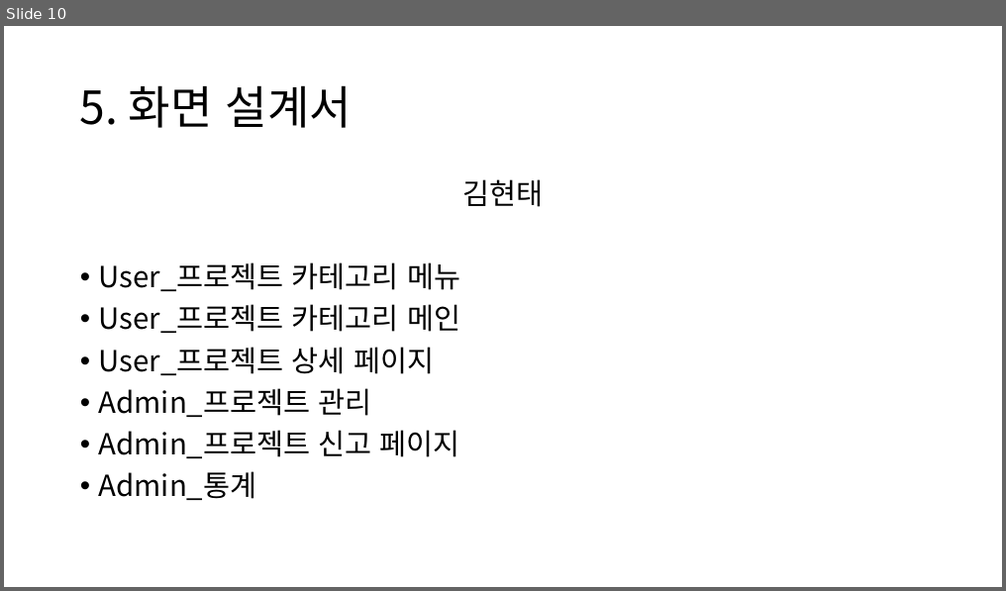
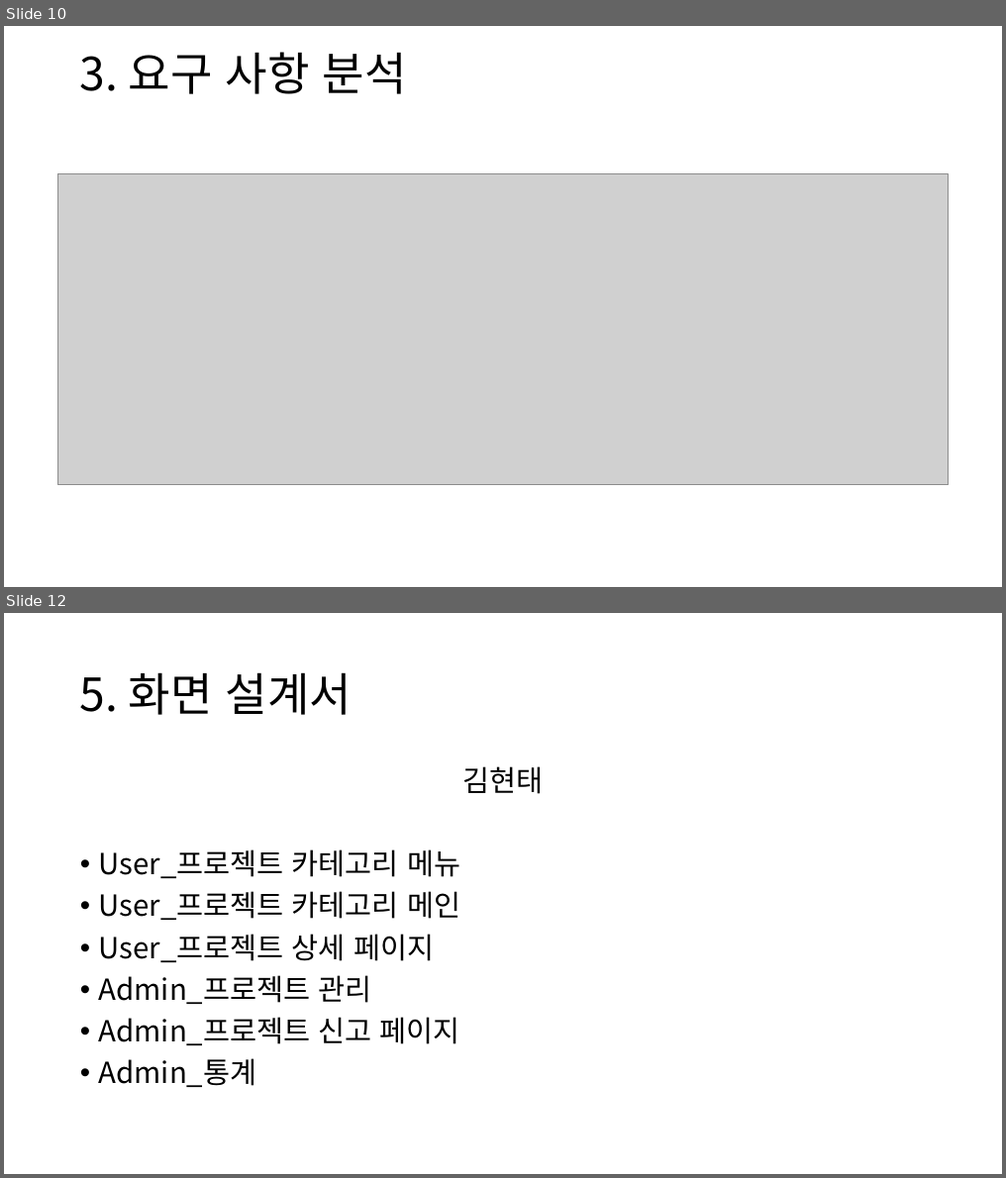
Before and after one commit to ezenteam2/EzenCrowdFunding, a slide deck: project03 - 발표1.pptx. Shown one above the other, each under a label of ours: slide 10 before the commit, slides 10 and 12 after it; the slides between them are not shown. The pictures are 1006x591 and 1006x1178 pixels, drawn with LibreOffice and Linux fonts; fonts in the diff are those of the drawing; grey boxes stand for pictures; background and template pictures are left out. Boxes give left, top, right and bottom in pixels: in the first picture for what was removed or moved away, otherwise in the second. Text is boxed around its words. In the diff, an @@ line names an element or a change of style, - is before the commit and + after.

```diff
--- a/project03 - 발표1.pptx
+++ b/project03 - 발표1.pptx
@@ slide 10 added at (4,26,1002,587), background picture (left out) @@
@@ title added at (80,52,407,94), 44 pt, text #000000 @@
+3. 요구 사항 분석
@@ picture added at (57,174,948,485) @@
@@ what was slide 10 is now slide 12 @@
```
Also in this commit, not shown: 13 slides changed, 1 other slide added, 1 other file.
